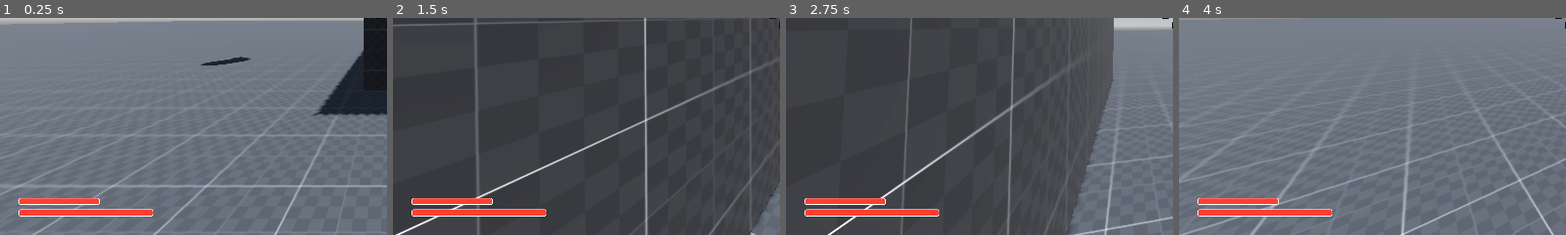
Above: before the commit, frames 1-4 (left to right).
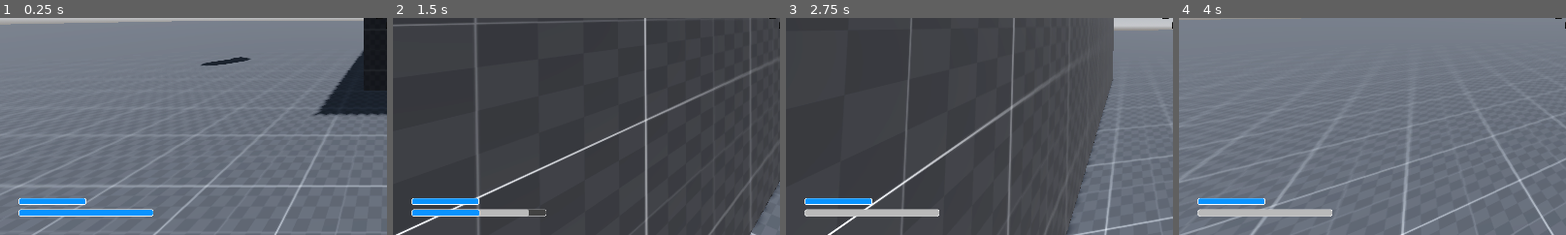
Above: after the commit, the same moments.

Repository: h-valot/Godot_BoomerShooter
Game: Godot game, scene res://Assets/Scenes/S_MovementTest.tscn
Two runs of this game, one before a commit and one after it. Both use one fixed random seed, a clock stepped at 60 frames per second and the inputs below.
Inputs (mouse positions are % of the whole screen's width and height, from its top left):
- Up to frame 1 (0.25 s): no input
- Up to frame 2 (1.5 s): tap Enter at 0.5 s; move the mouse to (55, 50) at 0.52 s; hold W (Forward) from 0.53 s (still down); tap Space (Jump) at 0.6, 0.77, 1.07 s; move the mouse to (45, 50) at 1.27 s; click (45, 50) at 1.35 s
- Up to frame 3 (2.75 s): keep holding W (Forward); tap Space (Jump) at 1.52, 1.55, 1.82, 2.3 s; move the mouse to (52, 48) at 2.02 s; tap Shift (Sprint) at 2.1 s
- Up to frame 4 (4 s): keep holding W (Forward); move the mouse to (49, 52) at 2.77 s; tap Space (Jump) at 2.85, 3.02, 3.32, 3.77, 3.8 s; move the mouse to (57, 51) at 3.52 s; click (57, 51) at 3.6 s
The pictures show only the part of the screen within x 0-50%, y 50-100%; the shares and areas given below are measured in that part.

The runs differ from the first frame. In frame 1, 1.5% of the frame differs, in the area x 5-40%, y 83-92%; in frame 2, 1.7%; in frame 3, 1.8%; in frame 4, 1.8%, in the area x 4-40%, y 83-92%.

Commit message:
Add animated progress bar

Diff:
--- a/Assets/Prefabs/UI/Animated progress bar/PF_AnimatedProgressBar.tscn
+++ b/Assets/Prefabs/UI/Animated progress bar/PF_AnimatedProgressBar.tscn
@@ -1,10 +1,45 @@
-[gd_scene load_steps=6 format=3 uid="uid://dm8ynpofewa7"]
+[gd_scene load_steps=5 format=3 uid="uid://dm8ynpofewa7"]
 
 [ext_resource type="Script" path="res://Assets/Scripts/Components/GD_AnimatedProgressBar.gd" id="1_ho5hw"]
-[ext_resource type="StyleBox" uid="uid://438uygymtkr2" path="res://Assets/Prefabs/UI/Animated progress bar/SBF_UnderBackground.tres" id="2_ql64u"]
-[ext_resource type="StyleBox" uid="uid://hhs7fjsds7v3" path="res://Assets/Prefabs/UI/Animated progress bar/SBF_UnderFill.tres" id="3_hpo0d"]
-[ext_resource type="StyleBox" uid="uid://bn5dvxrcr8e4b" path="res://Assets/Prefabs/UI/Animated progress bar/SBE_UpperBackground.tres" id="4_5g1ua"]
-[ext_resource type="StyleBox" uid="uid://ca0a7cse2bofh" path="res://Assets/Prefabs/UI/Animated progress bar/SBF_UpperFill.tres" id="5_ktibd"]
+
+[sub_resource type="StyleBoxFlat" id="StyleBoxFlat_0o4vn"]
+bg_color = Color(0.239216, 0.239216, 0.239216, 1)
+border_width_left = 1
+border_width_top = 1
+border_width_right = 1
+border_width_bottom = 1
+border_color = Color(1, 1, 1, 1)
+border_blend = true
+corner_radius_top_left = 2
+corner_radius_top_right = 2
+corner_radius_bottom_right = 2
+corner_radius_bottom_left = 2
+
+[sub_resource type="StyleBoxFlat" id="StyleBoxFlat_1w1i3"]
+bg_color = Color(1, 1, 1, 1)
+border_width_left = 1
+border_width_top = 1
+border_width_right = 1
+border_width_bottom = 1
+border_color = Color(1, 1, 1, 1)
+border_blend = true
+corner_radius_top_left = 2
+corner_radius_top_right = 2
+corner_radius_bottom_right = 2
+corner_radius_bottom_left = 2
+
+[sub_resource type="StyleBoxFlat" id="StyleBoxFlat_3bl0x"]
+bg_color = Color(0.741176, 0.741176, 0.741176, 1)
+border_width_left = 1
+border_width_top = 1
+border_width_right = 1
+border_width_bottom = 1
+border_color = Color(1, 1, 1, 1)
+border_blend = true
+corner_radius_top_left = 2
+corner_radius_top_right = 2
+corner_radius_bottom_right = 2
+corner_radius_bottom_left = 2
 
 [node name="PF_AnimatedProgressBar" type="Control" node_paths=PackedStringArray("_upper_progress_bar", "_under_progress_bar")]
 layout_mode = 3
@@ -13,12 +48,12 @@
 offset_bottom = 10.0
 size_flags_horizontal = 2
 script = ExtResource("1_ho5hw")
+_upper_color = Color(1, 0.247059, 0.188235, 1)
+_under_color = Color(1, 1, 1, 1)
+_background_color = Color(0.329412, 0.329412, 0.329412, 1)
+_border_color = Color(1, 1, 1, 1)
 _upper_progress_bar = NodePath("PGB_Upper")
 _under_progress_bar = NodePath("PGB_Under")
-_upper_color = Color(1, 0.247059, 0.188235, 1)
-_under_color = Color(1, 1, 1, 1)
-_border_color = Color(1, 1, 1, 1)
-_background_color = Color(0.329412, 0.329412, 0.329412, 1)
 
 [node name="PGB_Under" type="ProgressBar" parent="."]
 layout_mode = 1
@@ -27,8 +62,8 @@
 anchor_bottom = 1.0
 grow_horizontal = 2
 grow_vertical = 2
-theme_override_styles/background = ExtResource("2_ql64u")
-theme_override_styles/fill = ExtResource("3_hpo0d")
+theme_override_styles/background = SubResource("StyleBoxFlat_0o4vn")
+theme_override_styles/fill = SubResource("StyleBoxFlat_1w1i3")
 max_value = 1.0
 value = 1.0
 show_percentage = false
@@ -40,8 +75,7 @@
 anchor_bottom = 1.0
 grow_horizontal = 2
 grow_vertical = 2
-theme_override_styles/background = ExtResource("4_5g1ua")
-theme_override_styles/fill = ExtResource("5_ktibd")
+theme_override_styles/fill = SubResource("StyleBoxFlat_3bl0x")
 max_value = 1.0
 value = 1.0
 show_percentage = false
--- a/Assets/Prefabs/UI/Animated progress bar/SBE_UpperBackground.tres
+++ /dev/null
@@ -1,3 +0,0 @@
-[gd_resource type="StyleBoxEmpty" format=3 uid="uid://bn5dvxrcr8e4b"]
-
-[resource]
--- a/Assets/Prefabs/UI/Animated progress bar/SBF_UnderBackground.tres
+++ /dev/null
@@ -1,14 +0,0 @@
-[gd_resource type="StyleBoxFlat" format=3 uid="uid://438uygymtkr2"]
-
-[resource]
-bg_color = Color(0.329412, 0.329412, 0.329412, 1)
-border_width_left = 1
-border_width_top = 1
-border_width_right = 1
-border_width_bottom = 1
-border_color = Color(1, 1, 1, 1)
-border_blend = true
-corner_radius_top_left = 2
-corner_radius_top_right = 2
-corner_radius_bottom_right = 2
-corner_radius_bottom_left = 2
--- a/Assets/Prefabs/UI/Animated progress bar/SBF_UnderFill.tres
+++ /dev/null
@@ -1,14 +0,0 @@
-[gd_resource type="StyleBoxFlat" format=3 uid="uid://hhs7fjsds7v3"]
-
-[resource]
-bg_color = Color(1, 1, 1, 1)
-border_width_left = 1
-border_width_top = 1
-border_width_right = 1
-border_width_bottom = 1
-border_color = Color(1, 1, 1, 1)
-border_blend = true
-corner_radius_top_left = 2
-corner_radius_top_right = 2
-corner_radius_bottom_right = 2
-corner_radius_bottom_left = 2
--- a/Assets/Prefabs/UI/Animated progress bar/SBF_UpperFill.tres
+++ /dev/null
@@ -1,14 +0,0 @@
-[gd_resource type="StyleBoxFlat" format=3 uid="uid://ca0a7cse2bofh"]
-
-[resource]
-bg_color = Color(1, 0.247059, 0.188235, 1)
-border_width_left = 1
-border_width_top = 1
-border_width_right = 1
-border_width_bottom = 1
-border_color = Color(1, 1, 1, 1)
-border_blend = true
-corner_radius_top_left = 2
-corner_radius_top_right = 2
-corner_radius_bottom_right = 2
-corner_radius_bottom_left = 2
--- a/Assets/Resources/Player/PF_PlayerHUD.tscn
+++ b/Assets/Resources/Player/PF_PlayerHUD.tscn
@@ -35,7 +35,7 @@
 [node name="PF_AnimatedProgressBar" parent="." instance=ExtResource("3_ay7wr")]
 offset_left = 28.0
 offset_top = 593.0
-offset_right = 148.0
+offset_right = 128.0
 offset_bottom = 603.0
 _upper_color = Color(0.0313726, 0.576471, 1, 1)
 
--- a/Assets/Resources/Player/RE_PlayerConfig.tres
+++ b/Assets/Resources/Player/RE_PlayerConfig.tres
@@ -6,7 +6,7 @@
 script = ExtResource("1_1nify")
 base_health = 100.0
 health_regeneration = 0.0
-base_armor = 50.0
+base_armor = 0.0
 base_move_speed = 10.0
 sprint_move_speed = 12.5
 air_control_scalar = 0.03
--- a/Assets/Scripts/Components/GD_AnimatedProgressBar.gd
+++ b/Assets/Scripts/Components/GD_AnimatedProgressBar.gd
@@ -1,59 +1,49 @@
 extends Control
 class_name AnimatedProgressBar
 
-@export_category("References")
+@export_category("Tweakable values")
+@export_color_no_alpha var _upper_color : Color
+@export_color_no_alpha var _under_color : Color
+@export_color_no_alpha var _background_color : Color
+@export_color_no_alpha var _border_color : Color
+
+@export_group("Internal references")
 @export var _upper_progress_bar : ProgressBar
 @export var _under_progress_bar : ProgressBar
 
-@export_color_no_alpha var _upper_color : Color
-@export_color_no_alpha var _under_color : Color
-@export_color_no_alpha var _border_color : Color
-@export_color_no_alpha var _background_color : Color
-
-var _upper_fill_style_box : StyleBox
-var _under_fill_style_box : StyleBox
-
-var _upper_background_style_box : StyleBox
-var _under_background_style_box : StyleBox
+var _sbf_upper_fill : StyleBoxFlat
+var _sbf_under_fill : StyleBoxFlat
+var _sbf_under_background : StyleBoxFlat
 
 var value : set = update_value
+var direction : float
 
 
-func _ready():
+func initalize():
 
-	# Upper setup
-	_upper_fill_style_box =_upper_progress_bar.get_theme_stylebox("fill")
-	_upper_background_style_box =_upper_progress_bar.get_theme_stylebox("background")
-	_upper_fill_style_box.bg_color = _upper_color
-	_upper_fill_style_box.border_color = _border_color
+	_sbf_upper_fill = _upper_progress_bar.get_theme_stylebox("fill")
+	_sbf_upper_fill.bg_color = _upper_color
+	_sbf_upper_fill.border_color = _border_color
 
-	# Under setup
-	_under_fill_style_box = _under_progress_bar.get_theme_stylebox("fill")
-	_under_background_style_box = _under_progress_bar.get_theme_stylebox("background")
-	_under_fill_style_box.bg_color = _under_color
-	_under_fill_style_box.border_color = _border_color
-	_under_background_style_box.bg_color = _background_color
-	_under_background_style_box.border_color = _border_color
+	_sbf_under_fill = _under_progress_bar.get_theme_stylebox("fill")
+	_sbf_under_fill.bg_color = _under_color
+	_sbf_under_fill.border_color = _border_color
+
+	_sbf_under_background = _under_progress_bar.get_theme_stylebox("background")
+	_sbf_under_background.bg_color = _background_color
+	_sbf_under_background.border_color = _border_color
 
 
 func update_value(new_value):
 
-	var old_value = _upper_progress_bar.value
-	var delta = old_value - new_value
-	print("update progress bar. new_value = ", new_value, " old_value = ", old_value, " delta = ", delta)
-	_upper_progress_bar.value = old_value + delta
-	animate(_under_progress_bar, delta)
+	direction = 1
+	if (new_value > 0):
 
+		direction = -1
 
-func animate(progress_bar, delta):
+	_upper_progress_bar.value = new_value
 
-	for i in abs(delta):
+	while (_under_progress_bar.value != _upper_progress_bar.value):
 
-		await get_tree().create_timer(0.05).timeout
-		if (delta < 0):
-
-			progress_bar.value -= 1
-
-		elif (delta > 0):
-
-			progress_bar.value += 1
+		_under_progress_bar.value += 0.01 * direction
+		await get_tree().create_timer(0.1).timeout
--- a/Assets/Scripts/Components/GD_Health.gd
+++ b/Assets/Scripts/Components/GD_Health.gd
@@ -80,4 +80,3 @@
 		on_health_reached_zero.emit()
 
 	on_health_changed.emit(current_health)
-	print("HEALTH COMPONENT: Health updated = ", current_health, " - armor updated = ", current_armor)
--- a/Assets/Scripts/Player/GD_Player.gd
+++ b/Assets/Scripts/Player/GD_Player.gd
@@ -90,7 +90,7 @@
 	if Input.is_action_just_pressed("Jump") and is_on_floor():
 
 		velocity.y = player_config.jump_force
-		_health_component.update_current_health(-5)
+		_health_component.update_current_health(-50)
 
 
 
--- a/Assets/Scripts/Player/GD_PlayerHUD.gd
+++ b/Assets/Scripts/Player/GD_PlayerHUD.gd
@@ -13,6 +13,8 @@
 
 	_max_health = player_config.base_health
 	_max_armor = player_config.base_armor
+	health_progress_bar.initalize()
+	armor_progress_bar.initalize()
 
 
 func update_health_bar(current_health):
